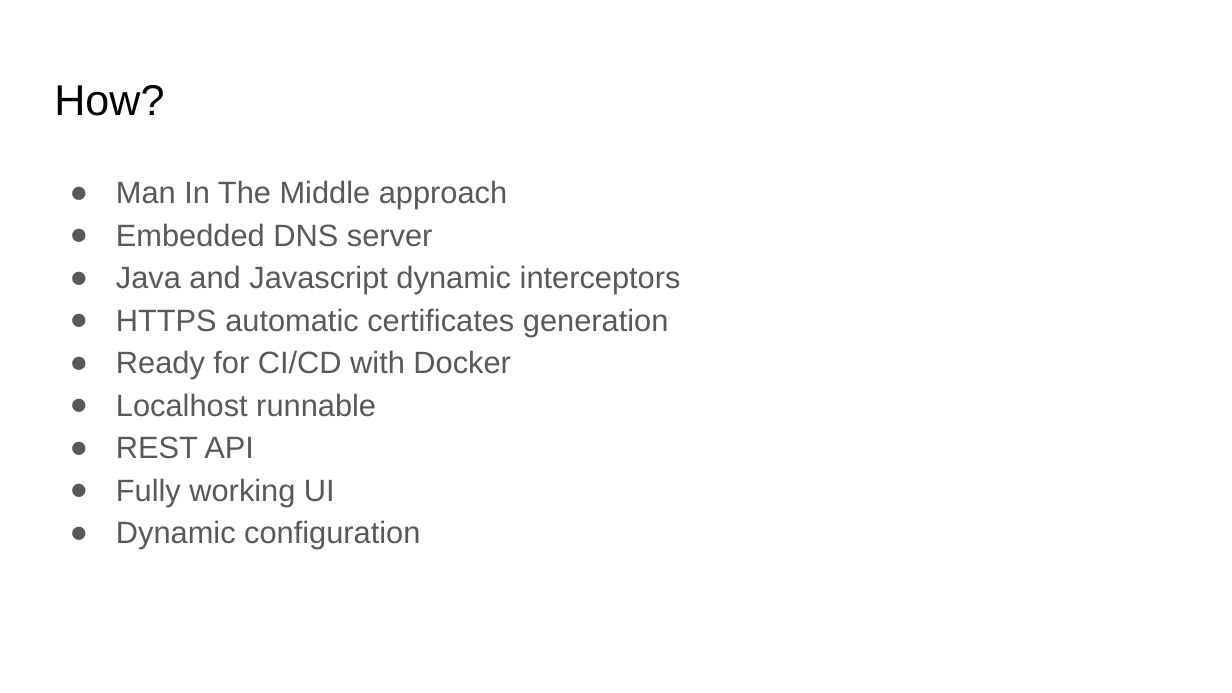
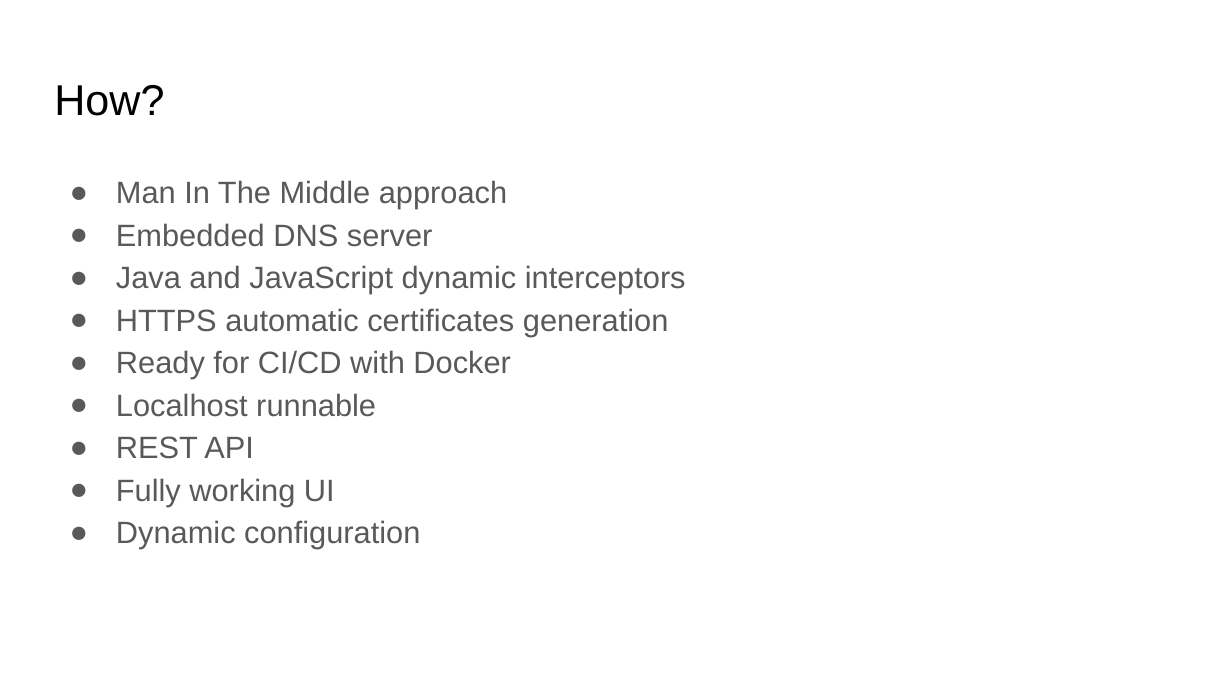
Before and after one commit to kendarorg/HttpAnsweringMachine, a slide deck: slide 3 of docs/HAM.pptx. Drawn at 1232x693 pixels with LibreOffice and Linux fonts; fonts in the diff are those of the drawing. Boxes give left, top, right and bottom in pixels: in the first picture for what was removed or moved away, otherwise in the second. Text is boxed around its words. In the diff, an @@ line names an element or a change of style, - is before the commit and + after.

```diff
--- a/docs/HAM.pptx
+++ b/docs/HAM.pptx
@@ text at bbox=[116, 265, 686, 294]: text changed @@
-● Java and Javascript dynamic interceptors
+● Java and JavaScript dynamic interceptors
```
Also in this commit, not shown: 5 other slides changed, 1 slide added.
